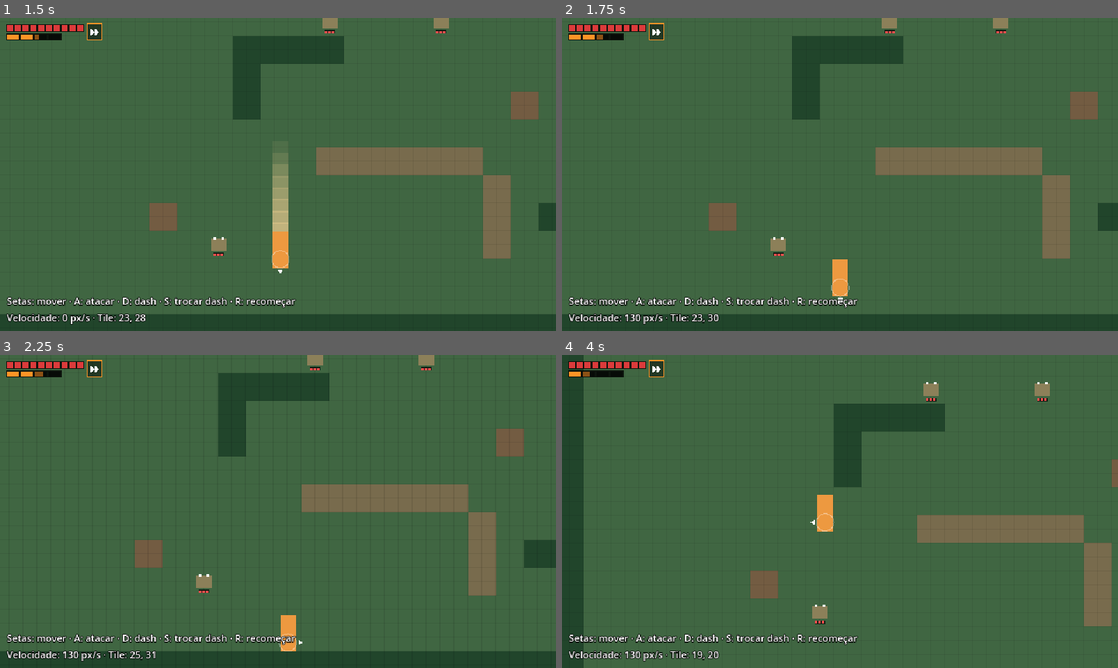
Above: before the commit, frames 1-4 (two rows, left to right).
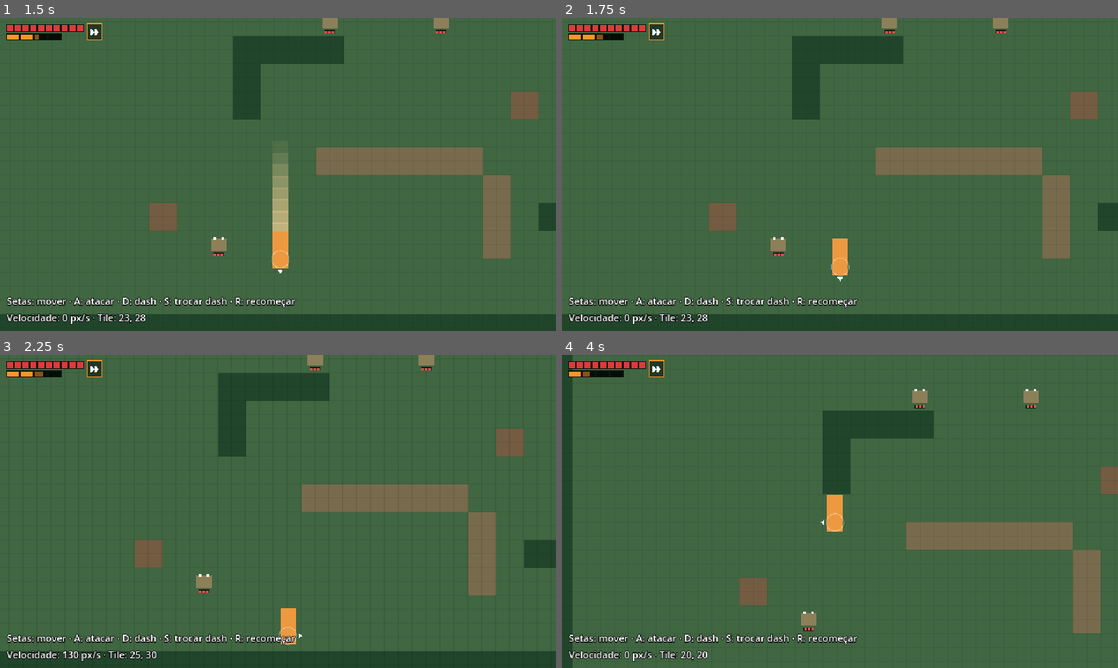
Above: after the commit, the same moments.

Repository: V-bit69/Game-Development
Game: Godot game, scene res://cenas/sala_teste.tscn
The game is run twice, just before and just after one commit, with the same random seed, the same clock (stepped at 60 frames per second) and the same inputs.
Inputs:
- Up to frame 1 (1.5 s): tap Enter at 0.5 s; hold Right (mover_direita) 0.53-1.28 s; hold A (atacar) 0.53-1.28 s; tap D (dash) at 0.8, 1.35 s; hold Down (mover_baixo) from 1.28 s (still down)
- Up to frame 2 (1.75 s): keep holding Down (mover_baixo); tap Q (parry) at 1.55 s
- Up to frame 3 (2.25 s): release Down (mover_baixo) at 2.03 s; hold Right (mover_direita) from 2.03 s (still down); hold Q (parry) from 2.03 s (still down)
- Up to frame 4 (4 s): tap A (atacar) at 2.3, 2.85 s; release Right (mover_direita) at 2.78 s; release Q (parry) at 2.78 s; hold Up (mover_cima) 2.78-3.53 s; tap D (dash) at 3.05 s; hold Left (mover_esquerda) from 3.53 s (still down); hold D (dash) from 3.53 s (still down); tap Q (parry) at 3.8 s

Frame 1 is identical in both runs. In frame 2, 0.7% of the frame differs, in the area x 11-52%, y 70-98%; in frame 3, 0.2%; in frame 4, 8.6%, in the area x 1-100%, y 0-100%.

Commit message:
WIP M4: parry (incompleto, pausado para o blockout)
Co-Authored-By: Claude Opus 5.5 <noreply@anthropic.com>

Diff:
--- /dev/null
+++ b/jogo/cenas/alvo_atacante.tscn
@@ -0,0 +1,16 @@
+[gd_scene load_steps=3 format=3]
+
+[ext_resource type="Script" path="res://scripts/alvo_atacante.gd" id="1_atacante"]
+
+[sub_resource type="RectangleShape2D" id="hitbox_sapo"]
+size = Vector2(18, 14)
+
+[node name="AlvoAtacante" type="CharacterBody2D"]
+collision_layer = 4
+collision_mask = 1
+motion_mode = 1
+script = ExtResource("1_atacante")
+cor = Color(0.5, 0.42, 0.55, 1)
+
+[node name="Colisao" type="CollisionShape2D" parent="."]
+shape = SubResource("hitbox_sapo")
--- /dev/null
+++ b/jogo/scripts/alvo_atacante.gd
@@ -0,0 +1,66 @@
+extends Inimigo
+## Alvo de treino que ataca: serve para treinar o parry antes dos sapos (M5).
+## Ciclo: espera → se o jogador estiver perto, telegraph (treme e fica vermelho)
+## → golpe curto na frente dele → espera de novo.
+
+enum Estado { ESPERA, TELEGRAPH, GOLPE }
+
+const COR_ALERTA := Color(0.9, 0.25, 0.2)
+const GOLPE_VISUAL := 0.12
+
+var estado := Estado.ESPERA
+var _tempo_estado := 0.0
+var _mira := Vector2.RIGHT
+
+
+func _agir(delta: float) -> void:
+	_tempo_estado += delta
+	var jogador: Node2D = get_tree().get_first_node_in_group("jogador")
+	match estado:
+		Estado.ESPERA:
+			if _tempo_estado >= Valores.TREINO_INTERVALO and jogador != null \
+					and global_position.distance_to(jogador.global_position) <= Valores.TREINO_PERCEPCAO:
+				_mudar(Estado.TELEGRAPH)
+		Estado.TELEGRAPH:
+			if jogador != null:
+				_mira = (jogador.global_position - global_position).normalized()
+			if _tempo_estado >= Valores.TREINO_TELEGRAPH:
+				_golpear(jogador)
+				_mudar(Estado.GOLPE)
+		Estado.GOLPE:
+			if _tempo_estado >= GOLPE_VISUAL:
+				_mudar(Estado.ESPERA)
+
+
+func _golpear(jogador: Node2D) -> void:
+	Som.tocar("garra")
+	if jogador != null and global_position.distance_to(jogador.global_position) <= Valores.TREINO_ALCANCE:
+		jogador.receber_ataque(self, Valores.TREINO_DANO)
+
+
+func _mudar(novo: Estado) -> void:
+	estado = novo
+	_tempo_estado = 0.0
+
+
+func _interromper() -> void:
+	_mudar(Estado.ESPERA)
+
+
+func _cor_do_corpo() -> Color:
+	if estado == Estado.TELEGRAPH:
+		return cor.lerp(COR_ALERTA, _tempo_estado / Valores.TREINO_TELEGRAPH)
+	return cor
+
+
+func _tremor() -> Vector2:
+	if estado == Estado.TELEGRAPH:
+		return Vector2(1.0 if int(_tempo_estado * 30.0) % 2 == 0 else -1.0, 0)
+	return Vector2.ZERO
+
+
+func _draw() -> void:
+	super()
+	if estado == Estado.GOLPE and not morto:
+		var a := _mira.angle()
+		draw_arc(_mira * 8.0, Valores.TREINO_ALCANCE - 8.0, a - 0.8, a + 0.8, 10, Color(1, 0.5, 0.4), 2.0)
--- a/jogo/scripts/inimigo.gd
+++ b/jogo/scripts/inimigo.gd
@@ -1,8 +1,8 @@
 class_name Inimigo
 extends CharacterBody2D
 ## Base de todos os inimigos: vida em unidades, dano, knockback, piscar branco,
-## quadradinhos de vida embaixo do sprite e morte (o corpo fica no chão).
-## A origem fica nos pés, no centro da hitbox.
+## quadradinhos de vida embaixo do sprite, parry (empurrão + atordoamento) e
+## morte (o corpo fica no chão). A origem fica nos pés, no centro da hitbox.
 
 signal morreu(inimigo: Inimigo)
 
@@ -16,10 +16,14 @@
 var morto := false
 ## Durante um avanço (salto, investida) o knockback dos golpes não se aplica.
 var em_avanco := false
+## Tempo restante de atordoamento. Atordoado, o inimigo não age.
+var atordoado := 0.0
 
 var _piscar := 0.0
 var _empurrao := Vector2.ZERO  # velocidade do knockback em andamento
-var _empurrao_restante := 0.0
+var _empurrao_restante := 0.0  # segundos
+var _atordoar_depois := false  # o parry atordoa quando o empurrão termina
+var _relogio := 0.0
 
 @onready var colisao: CollisionShape2D = $Colisao
 
@@ -36,15 +40,31 @@
 	vida = maxi(vida - dano, 0)
 	_piscar = PISCAR_DURACAO
 	if empurrao > 0.0 and not em_avanco and direcao != Vector2.ZERO:
-		_empurrao = direcao.normalized() * (empurrao / KNOCKBACK_DURACAO)
-		_empurrao_restante = KNOCKBACK_DURACAO
+		_empurrar(direcao, empurrao, empurrao / KNOCKBACK_DURACAO)
 	if vida == 0:
 		_morrer()
 	queue_redraw()
 
 
+## Parry do jogador: interrompe a ação, lança o inimigo para trás e, no fim do
+## empurrão, deixa ele atordoado. Vale mesmo no meio de um avanço.
+func receber_parry(direcao: Vector2) -> void:
+	if morto:
+		return
+	_interromper()
+	em_avanco = false
+	_empurrar(direcao, Valores.GATO_PARRY_KNOCKBACK, Valores.PARRY_KNOCKBACK_VELOCIDADE)
+	_atordoar_depois = true
+
+
+func _empurrar(direcao: Vector2, distancia: float, velocidade: float) -> void:
+	_empurrao = direcao.normalized() * velocidade
+	_empurrao_restante = distancia / velocidade
+
+
 func _morrer() -> void:
 	morto = true
+	atordoado = 0.0
 	colisao.set_deferred("disabled", true)
 	get_parent().move_child.call_deferred(self, 0)  # corpo caído fica embaixo dos vivos
 	Som.tocar("morte")
@@ -52,6 +72,7 @@
 
 
 func _physics_process(delta: float) -> void:
+	_relogio += delta
 	_piscar = maxf(_piscar - delta, 0.0)
 	if _empurrao_restante > 0.0:
 		var passo := minf(delta, _empurrao_restante)
@@ -59,6 +80,11 @@
 		# Parede e obstáculo seguram o empurrão.
 		if move_and_collide(_empurrao * passo) != null:
 			_empurrao_restante = 0.0
+		if _empurrao_restante <= 0.0 and _atordoar_depois:
+			_atordoar_depois = false
+			atordoado = Valores.GATO_PARRY_ATORDOAMENTO
+	elif atordoado > 0.0:
+		atordoado = maxf(atordoado - delta, 0.0)
 	elif not morto:
 		_agir(delta)
 	queue_redraw()
@@ -69,16 +95,38 @@
 	pass
 
 
+## Cancela a ação em andamento (chamado pelo parry). Cada inimigo limpa o próprio estado.
+func _interromper() -> void:
+	pass
+
+
+## Cor do corpo neste quadro. Os inimigos podem mudar (por exemplo, no telegraph).
+func _cor_do_corpo() -> Color:
+	return cor
+
+
+## Deslocamento do desenho neste quadro (vibração do telegraph).
+func _tremor() -> Vector2:
+	return Vector2.ZERO
+
+
 func _draw() -> void:
 	var tamanho: Vector2 = (colisao.shape as RectangleShape2D).size
 	if morto:
 		# Corpo caído: achatado e escuro.
 		draw_rect(Rect2(-tamanho.x / 2.0 - 2.0, -3.0, tamanho.x + 4.0, 5.0), cor.darkened(0.55))
 		return
-	var corpo_cor := Color.WHITE if _piscar > 0.0 else cor
-	draw_rect(Rect2(-tamanho / 2.0, tamanho), corpo_cor)
-	draw_rect(Rect2(-tamanho.x / 2.0 + 3.0, -tamanho.y / 2.0 - 2.0, 3.0, 3.0), Color.WHITE)
-	draw_rect(Rect2(tamanho.x / 2.0 - 6.0, -tamanho.y / 2.0 - 2.0, 3.0, 3.0), Color.WHITE)
+	var o := _tremor()
+	var corpo_cor := Color.WHITE if _piscar > 0.0 else _cor_do_corpo()
+	draw_rect(Rect2(-tamanho / 2.0 + o, tamanho), corpo_cor)
+	draw_rect(Rect2(o + Vector2(-tamanho.x / 2.0 + 3.0, -tamanho.y / 2.0 - 2.0), Vector2(3, 3)), Color.WHITE)
+	draw_rect(Rect2(o + Vector2(tamanho.x / 2.0 - 6.0, -tamanho.y / 2.0 - 2.0), Vector2(3, 3)), Color.WHITE)
+	if atordoado > 0.0:
+		# Atordoado: três pontinhos girando em cima da cabeça.
+		for i in 3:
+			var a := _relogio * 8.0 + i * TAU / 3.0
+			var p := Vector2(0, -tamanho.y / 2.0 - 6.0) + Vector2(cos(a) * 8.0, sin(a) * 2.5)
+			draw_rect(Rect2(p - Vector2(1, 1), Vector2(2, 2)), Color(1, 0.95, 0.4))
 	# Vida: um quadradinho por unidade, embaixo do sprite.
 	var lado := 3.0
 	var largura := vida_maxima * (lado + 1.0) - 1.0
--- a/jogo/scripts/jogador.gd
+++ b/jogo/scripts/jogador.gd
@@ -3,12 +3,15 @@
 ## M1: movimento em 8 direções e colisão.
 ## M2: dash padrão e dash de rolamento (troca com S), stamina.
 ## M3: combo de 3 golpes (A), dano do dash padrão, knockback e hitstop.
+## M4: parry (Q) com janela de 0,2 s, chute, e dano recebido quando erra.
 ## A origem do nó fica nos pés, no centro do círculo de colisão.
 
 signal stamina_mudou(atual: int)
 signal sem_stamina
 signal dash_trocado(tipo: Dash)
 signal golpe_iniciado(numero: int)
+signal vida_mudou(atual: int)
+signal parry_acertado
 
 enum Dash { PADRAO, ROLAMENTO }
 
@@ -19,7 +22,12 @@
 const COR_HITBOX := Color(1, 1, 1, 0.35)
 const LARGURA := 18.0
 const RASTRO_DURACAO := 0.15
-
+const CHUTE_DURACAO := 0.18
+const DANO_PISCAR := 0.3
+const TREMOR_DURACAO := 0.2
+const TREMOR_FORCA := 3.0
+
+var vida := Valores.GATO_VIDA
 var direcao_olhar := Vector2.DOWN
 var dash_equipado := Dash.PADRAO
 var stamina := Valores.STAMINA_MAXIMA
@@ -43,8 +51,17 @@
 var _ataque_guardado := false  # A apertado durante um golpe: sai assim que puder
 var _fim_do_ultimo_golpe := -INF
 
+# Parry: janela aberta, recuperação depois de errar, e efeitos visuais.
+var parry_janela := 0.0
+var parry_recuperacao := 0.0
+var _chute := 0.0
+var _chute_direcao := Vector2.RIGHT
+var _dano_piscar := 0.0
+var _tremor := 0.0
+
 @onready var colisao: CollisionShape2D = $Colisao
 @onready var camera: Camera2D = $Camera
+@onready var _camera_offset := camera.offset
 
 
 func _ready() -> void:
@@ -59,13 +76,18 @@
 		trocar_dash()
 	elif evento.is_action_pressed("atacar"):
 		pedir_ataque()
+	elif evento.is_action_pressed("parry"):
+		pedir_parry()
 
 
 func _physics_process(delta: float) -> void:
 	_tempo += delta
 	_recuperar_stamina(delta)
+	_atualizar_parry(delta)
 	if em_dash:
 		_mover_dash(delta)
+	elif parry_janela > 0.0:
+		velocity = Vector2.ZERO  # com a janela aberta, o gato fica no lugar
 	else:
 		_atualizar_combo(delta)
 		if golpe_atual == 0:
@@ -76,6 +98,13 @@
 	queue_redraw()
 
 
+func _process(delta: float) -> void:
+	# Tremor de tela ao tomar dano.
+	_tremor = maxf(_tremor - delta, 0.0)
+	var forca := TREMOR_FORCA * (_tremor / TREMOR_DURACAO)
+	camera.offset = _camera_offset + Vector2(randf_range(-forca, forca), randf_range(-forca, forca))
+
+
 func _andar() -> void:
 	var direcao := _ler_direcao()
 	if direcao != Vector2.ZERO:
@@ -102,7 +131,7 @@
 
 ## Começa o dash equipado, se houver stamina. Sem direção apertada, vai para onde o gato olha.
 func pedir_dash() -> bool:
-	if em_dash:
+	if em_dash or parry_janela > 0.0:
 		return false
 	var custo := _custo_do_dash(dash_equipado)
 	if golpe_atual != 0 or _intervalo > 0.0:
@@ -166,7 +195,7 @@
 
 ## A começa o próximo golpe. Se um golpe ou intervalo estiver em andamento, fica guardado.
 func pedir_ataque() -> void:
-	if em_dash:
+	if em_dash or parry_janela > 0.0:
 		return
 	if golpe_atual != 0 or _intervalo > 0.0:
 		_ataque_guardado = true
@@ -287,6 +316,57 @@
 func _atualizar_rastro() -> void:
 	while not _rastro.is_empty() and _tempo - _rastro[0].t > RASTRO_DURACAO:
 		_rastro.pop_front()
+
+
+# --- Parry --------------------------------------------------------------
+
+## Q abre a janela de parry. Não abre durante o dash, nem na recuperação de um parry errado.
+## Abrir o parry cancela o golpe em andamento.
+func pedir_parry() -> bool:
+	if em_dash or parry_janela > 0.0 or parry_recuperacao > 0.0:
+		return false
+	if golpe_atual != 0 or _intervalo > 0.0:
+		_cancelar_combo()
+	parry_janela = Valores.GATO_PARRY_JANELA
+	Som.tocar("parry")
+	return true
+
+
+func _atualizar_parry(delta: float) -> void:
+	_chute = maxf(_chute - delta, 0.0)
+	_dano_piscar = maxf(_dano_piscar - delta, 0.0)
+	if parry_recuperacao > 0.0:
+		parry_recuperacao = maxf(parry_recuperacao - delta, 0.0)
+	if parry_janela > 0.0:
+		parry_janela -= delta
+		if parry_janela <= 0.0:
+			# A janela fechou sem defender nada: parry errado.
+			parry_janela = 0.0
+			parry_recuperacao = Valores.GATO_PARRY_RECUPERACAO
+
+
+## Todo ataque inimigo passa por aqui. Com a janela aberta, é defendido: o gato
+## chuta e o atacante é lançado e atordoado. Sem a janela, o gato toma o dano.
+## Devolve true se o ataque foi defendido.
+func receber_ataque(atacante: Node2D, dano: int) -> bool:
+	var direcao := (atacante.global_position - global_position).normalized()
+	if parry_janela > 0.0:
+		parry_janela = 0.0
+		_chute = CHUTE_DURACAO
+		_chute_direcao = direcao
+		direcao_olhar = Vector2.from_angle(snappedf(direcao.angle(), PI / 4.0))
+		if atacante.has_method("receber_parry"):
+			atacante.receber_parry(direcao)
+		Som.tocar("clang")
+		_hitstop()
+		parry_acertado.emit()
+		return true
+	vida = maxi(vida - dano, 0)
+	_dano_piscar = DANO_PISCAR
+	_tremor = TREMOR_DURACAO
+	Som.tocar("dano")
+	vida_mudou.emit(vida)
+	return false
 
 
 # --- Stamina ------------------------------------------------------------
--- a/jogo/scripts/valores.gd
+++ b/jogo/scripts/valores.gd
@@ -56,6 +56,14 @@
 const GATO_INTERVALO_GOLPE_1_2 := GATO_GOLPE_DURACAO * 0.5  # 0,13
 const GATO_INTERVALO_GOLPE_2_3 := GATO_GOLPE_DURACAO * 1.0  # 0,26
 const GATO_PARRY_KNOCKBACK := DASH_COMPRIMENTO_PADRAO  # 80
+const PARRY_KNOCKBACK_VELOCIDADE := DASH_VELOCIDADE_PADRAO  # 400 -> 0,2 s de empurrão
+
+# --- Alvo de treino que ataca (sala de teste, só para treinar o parry) ---
+const TREINO_PERCEPCAO := 60.0
+const TREINO_ALCANCE := 32.0
+const TREINO_TELEGRAPH := 0.5
+const TREINO_INTERVALO := 1.0
+const TREINO_DANO := 1
 
 # --- Sapos ---
 const SAPO_VIDA := 3
